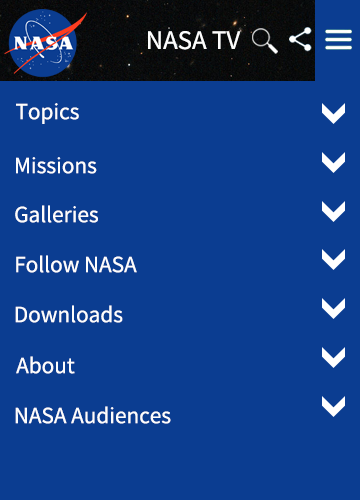
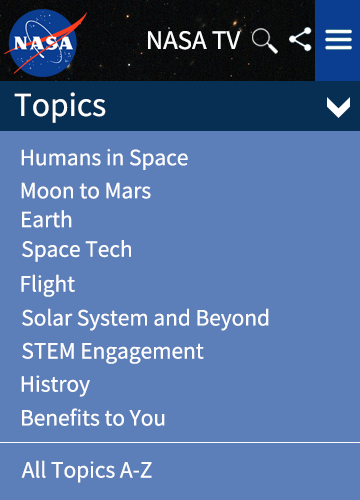
Layer changes from the first (360, 500) image to the second:
added group "이벤트 네비" with 15 layers above "헤더" over (x1=0, y1=81, x2=360, y2=500)
added layer "이벤트 네비 화살표" in group "이벤트 네비" over (x1=327, y1=97, x2=350, y2=118)
added layer "Topics" (1st of 2, in "이벤트 네비") in group "이벤트 네비" over (x1=14, y1=92, x2=106, y2=123)
added layer "이벤트 네비 박스 2" in group "이벤트 네비" over (x1=0, y1=81, x2=360, y2=131)
added layer "All Topics A-Z" in group "이벤트 네비" over (x1=21, y1=460, x2=152, y2=483)
added layer "Benefits to You" in group "이벤트 네비" over (x1=22, y1=408, x2=165, y2=426)
added layer "Histroy" in group "이벤트 네비" over (x1=21, y1=375, x2=90, y2=397)
added layer "STEM Engagement" in group "이벤트 네비" over (x1=22, y1=342, x2=204, y2=364)
added layer "Solar System and Beyond" in group "이벤트 네비" over (x1=22, y1=308, x2=269, y2=331)
added layer "Flight" in group "이벤트 네비" over (x1=21, y1=274, x2=75, y2=297)
added layer "Space Tech" in group "이벤트 네비" over (x1=22, y1=240, x2=131, y2=262)
added layer "Earth" in group "이벤트 네비" over (x1=22, y1=210, x2=72, y2=228)
added layer "Moon to Mars" in group "이벤트 네비" over (x1=21, y1=182, x2=151, y2=199)
added layer "Humans in Space" in group "이벤트 네비" over (x1=21, y1=148, x2=188, y2=170)
added layer "이벤트 네비 박스1" in group "이벤트 네비" over (x1=0, y1=81, x2=360, y2=500)
added group "네비" with 16 layers above "배경" over (x1=0, y1=81, x2=360, y2=500)
moved "NASA Audiences" into group "네비" over (x1=15, y1=406, x2=171, y2=424)
moved "About" into group "네비" over (x1=16, y1=356, x2=75, y2=374)
moved "Downloads" into group "네비" over (x1=15, y1=305, x2=123, y2=323)
moved "Follow NASA" into group "네비" over (x1=16, y1=255, x2=137, y2=273)
moved "Galleries" into group "네비" over (x1=15, y1=205, x2=98, y2=223)
moved "Missions" into group "네비" over (x1=16, y1=157, x2=97, y2=174)
moved "Topics" (2nd of 2, in "네비") into group "네비" over (x1=16, y1=103, x2=79, y2=124)
moved "네비 박스1" into group "네비" over (x1=0, y1=81, x2=360, y2=500)
…and 9 more changes (1 added, 8 stack)
